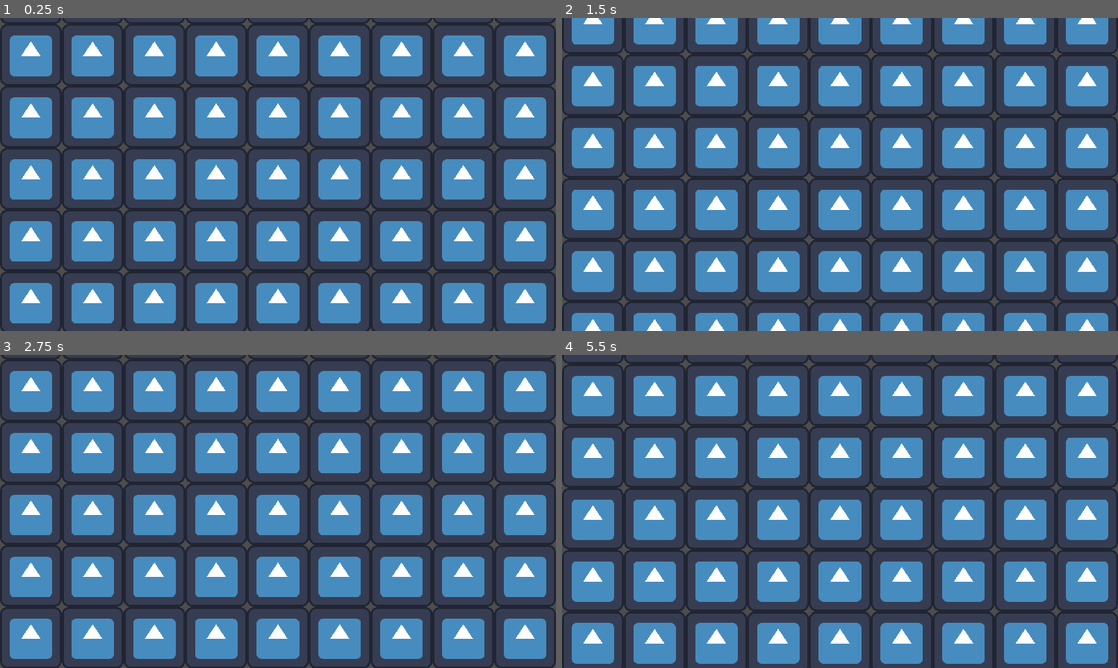
Above: before the commit, frames 1-4 (two rows, left to right).
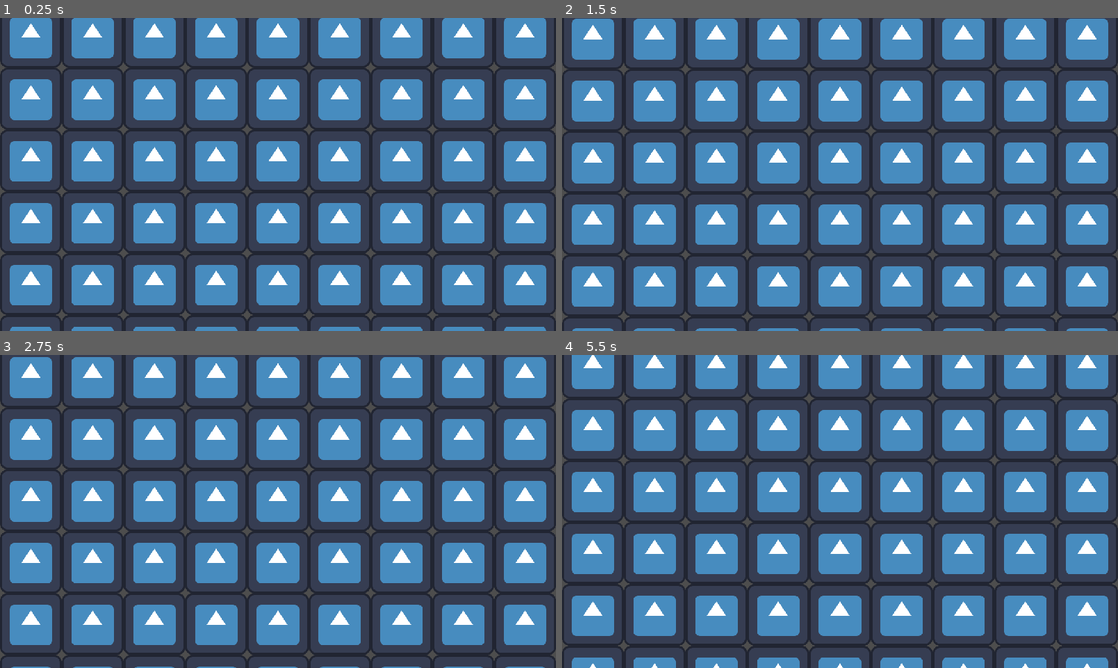
Above: after the commit, the same moments.

Repository: bigmonmulgrew/GodotJam70
Game: Godot game, scene res://Scenes/scrolling_background.tscn
The game is run twice, just before and just after one commit, with the same random seed, the same clock (stepped at 60 frames per second) and the same inputs. This scene is started directly instead of the project's main scene. The engine's default icon, where the game draws it, is replaced by a stand-in: a white triangle on a blue panel in a dark square.
Inputs (mouse positions are in pixels of both pictures, inside the frame that each line leads up to):
- Up to frame 1 (0.25 s): no input
- Up to frame 2 (1.5 s): move the mouse to (962, 158) at 0.52 s; hold D (move_right) 0.53-1.28 s; tap Shift (defensive_action) at 0.6 s; move the mouse to (728, 190) at 1.27 s; hold S (move_down) from 1.28 s (still down); click (728, 190) at 1.35 s
- Up to frame 3 (2.75 s): move the mouse to (333, 442) at 2.02 s; release S (move_down) at 2.03 s; hold D (move_right) from 2.03 s (still down); right-click (333, 442) at 2.1 s
- Up to frame 4 (5.5 s): move the mouse to (812, 574) at 2.77 s; release D (move_right) at 2.78 s; hold W (move_up) 2.78-3.53 s; tap Shift (defensive_action) at 2.85, 5.1 s; move the mouse to (1006, 558) at 3.52 s; hold A (move_left) 3.53-5.03 s; click (1006, 558) at 3.6 s; move the mouse to (673, 464) at 4.27 s; right-click (673, 464) at 4.35 s; move the mouse to (867, 511) at 5.02 s; hold S (move_down) from 5.03 s (still down)

The runs differ from the first frame. In frame 1, 50% of the frame differs, in the area x 0-100%, y 0-100%; in frame 2, 45%; in frame 3, 42%; in frame 4, 55%.

Commit message:
Added the ability to select an x and y scroll speed

Diff:
--- a/Scenes/scrolling_background.tscn
+++ b/Scenes/scrolling_background.tscn
@@ -5,7 +5,8 @@
 
 [node name="ScrollingBackground" type="ParallaxBackground"]
 script = ExtResource("1_alt2i")
-scroll_speed = 50.0
+vertical_speed = -100.0
+horizontal_speed = 0.0
 
 [node name="ParallaxLayer" type="ParallaxLayer" parent="."]
 motion_scale = Vector2(10, 10)
--- a/Scripts/scrolling_background.gd
+++ b/Scripts/scrolling_background.gd
@@ -1,11 +1,16 @@
 extends ParallaxBackground
 
+@export_group("Texture")
 ## Background texture for scrolling as a CompressedTexture2D
 @export var bg_texture: CompressedTexture2D = preload("res://icon.svg")
-## Scrolling speed of the background as a float
-@export var scroll_speed: float = 10
 ## Height of the sprite in pixels as an int
 @export var bg_height: int = 128
+
+@export_group("Scrolling")
+## Scrolling speed of the background as a float
+@export var vertical_speed: float = 10
+@export var horizontal_speed: float = 10
+
 
 # Get the sprite
 @onready var sprite = $ParallaxLayer/Sprite2D
@@ -15,8 +20,9 @@
 
 func _process(delta):
 	# Scroll the background by speed
-	sprite.region_rect.position += delta * Vector2(0, -scroll_speed)
+	sprite.region_rect.position += delta * Vector2(horizontal_speed, -vertical_speed)
 
 	# reset the rect pos if it goes outside of height
-	if sprite.region_rect.position >= Vector2(0, bg_height):
+	if sprite.region_rect.position >= Vector2(bg_height, bg_height):
 		sprite.region_rect.position = Vector2.ZERO
+	print(sprite.region_rect.position)
